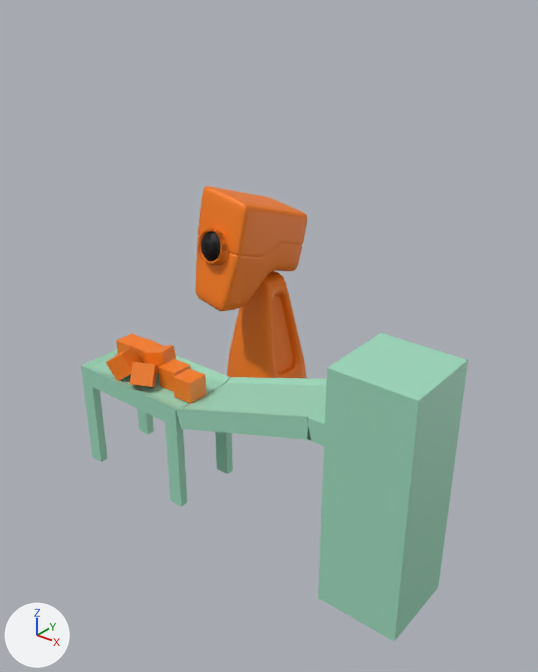
Two versions of the glTF model static/models/ChadRobot.glb, one commit apart.
Camera for both pictures: a camera (50 mm lens) standing at (7.99, -9.81, 4.11) and looking at (2.33, -2.73, -0.28). The lights are fixed; the arrows at lower left show +X, +Y and +Z. Vertices at the same position are counted once.

Objects in the first picture: 'Profiler3'.
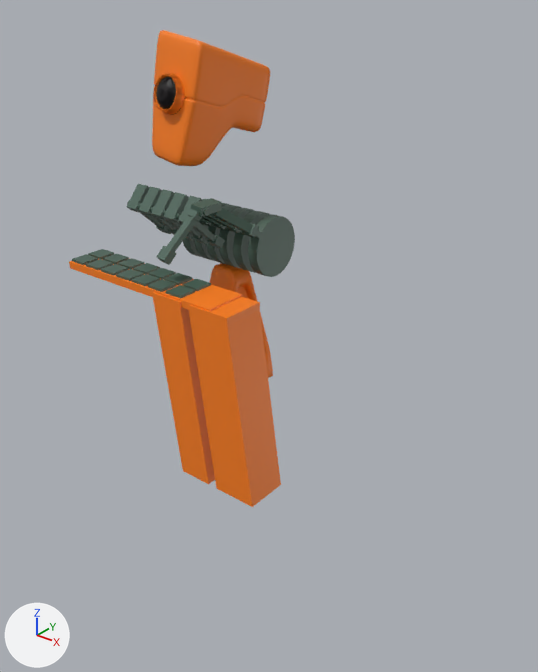
The change, as a list of edits to the scene's bpy script:
```text
Change mat_green:
    mat_green.base_color: (0.343, 0.703, 0.512) -> (0.0616, 0.119, 0.0888)  # green #9edabe -> dark green #466154
Change me_1:
    used by ob_profiler3; location = (0.0, 0.0, 0.0)
    remove me_1.from_pydata(...)  # 6339 vertices, 14852 faces; spans x -0.09..5.24, y -4.1..-0.79, z -2.8..1.37
    add me_1.from_pydata(...)  # 7023 vertices, 16204 faces; spans x -0.77..2.72, y -3.58..-0.85, z -2.43..3.42
    me_1 part 1: a new loose piece, a box spanning x 1.224..1.493, y -3.22..-2.952, z 0.263..0.35, in mat_green (dark green #466154)
    me_1 part 2: a new loose piece, a box spanning x 1.224..1.493, y -3.529..-3.261, z 0.263..0.35, in mat_green (dark green #466154)
    me_1 part 3: a new loose piece, a box spanning x 0.876..1.144, y -3.22..-2.952, z 0.263..0.35, in mat_green (dark green #466154)
    me_1 part 4: a new loose piece, a box spanning x 0.876..1.144, y -3.529..-3.261, z 0.263..0.35, in mat_green (dark green #466154)
    me_1 part 5: a new loose piece, a box spanning x 0.558..0.827, y -3.22..-2.952, z 0.263..0.35, in mat_green (dark green #466154)
    me_1 part 6: a new loose piece, a box spanning x 0.558..0.827, y -3.529..-3.261, z 0.263..0.35, in mat_green (dark green #466154)
    me_1 part 7: a new loose piece, a box spanning x 0.244..0.513, y -3.22..-2.952, z 0.263..0.35, in mat_green (dark green #466154)
    me_1 part 8: a new loose piece, a box spanning x 0.244..0.513, y -3.529..-3.261, z 0.263..0.35, in mat_green (dark green #466154)
    me_1 part 9: a new loose piece, a box spanning x -0.084..0.185, y -3.22..-2.952, z 0.263..0.35, in mat_green (dark green #466154)
    me_1 part 10: a new loose piece, a box spanning x -0.084..0.185, y -3.529..-3.261, z 0.263..0.35, in mat_green (dark green #466154)
    me_1 part 11: a new loose piece, a box spanning x -0.412..-0.144, y -3.22..-2.952, z 0.263..0.35, in mat_green (dark green #466154)
    me_1 part 12: a new loose piece, a box spanning x -0.412..-0.144, y -3.529..-3.261, z 0.263..0.35, in mat_green (dark green #466154)
    me_1 part 13: a new loose piece, a box spanning x -0.743..-0.474, y -3.22..-2.952, z 0.263..0.35, in mat_green (dark green #466154)
    me_1 part 14: a new loose piece, a box spanning x -0.743..-0.474, y -3.529..-3.261, z 0.263..0.35, in mat_green (dark green #466154)
    me_1 part 15: the loose piece of 1602 vertices spanning x 0.58..1.62, y -2.46..-0.79, z -0.39..1.37 is moved by (-0.67, -0.06, 2.05)
    me_1 part 16: the loose piece of 602 vertices spanning x 0.53..1.76, y -1.83..-0.8, z -2.14..-0.07 is moved by (-0.67, -0.06, 0.0)
    me_1 part 17: 15 loose pieces with 1176 vertices, spanning x -0.09..5.24, y -4.1..-1.86, z -2.8..0.86, are deleted
    me_1 part 18: 2958 vertices removed from x 0.73..1.3, y -2.49..-1.92, z 0.28..0.85; 795 vertices added at x -0.77..2.72, y -3.58..-0.89, z -2.43..1.31
    me_1 part 19: 3591 vertices added at x 0.06..0.63, y -2.55..-1.91, z 2.28..2.91
```

Changed parts and their boxes (x1, y1, x2, y2) in the pictures (538 x 672 px; the box of a moved part takes in the faces that stretch with it):
'Profiler3', recoloured, reshaped (41% narrower): before (81, 186, 468, 642); after (69, 30, 295, 507)
part 1 of me_1, added: after (182, 279, 211, 291)
part 2 of me_1, added: after (166, 285, 195, 298)
part 3 of me_1, added: after (164, 273, 192, 285)
part 4 of me_1, added: after (148, 279, 176, 292)
part 5 of me_1, added: after (148, 268, 176, 279)
part 6 of me_1, added: after (132, 274, 160, 286)
part 7 of me_1, added: after (133, 263, 160, 274)
part 8 of me_1, added: after (116, 269, 144, 281)
part 9 of me_1, added: after (118, 258, 144, 269)
part 10 of me_1, added: after (101, 264, 128, 275)
part 11 of me_1, added: after (103, 254, 129, 264)
part 12 of me_1, added: after (86, 259, 113, 270)
part 13 of me_1, added: after (88, 249, 114, 259)
part 14 of me_1, added: after (72, 254, 98, 265)
part 15 of me_1, moved or reshaped: before (196, 186, 307, 311); after (152, 30, 270, 166)
part 16 of me_1, moved or reshaped: before (227, 271, 306, 378); after (209, 263, 273, 378)
part 17 of me_1, deleted (green): before (81, 228, 468, 642)
part 18 of me_1, cut back: before (201, 231, 221, 265); after (69, 184, 295, 507)
part 19 of me_1, added: after (153, 73, 185, 115)
